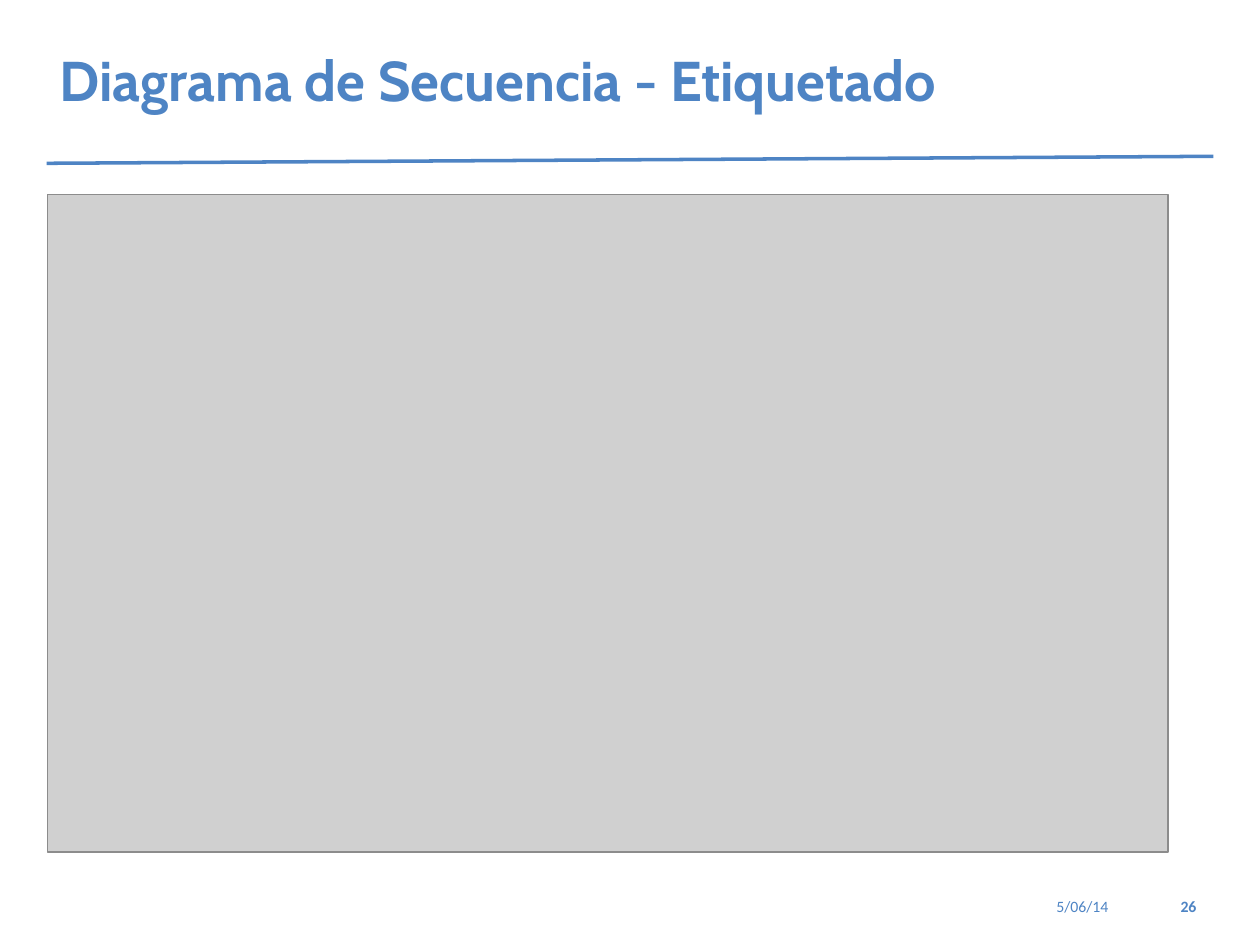
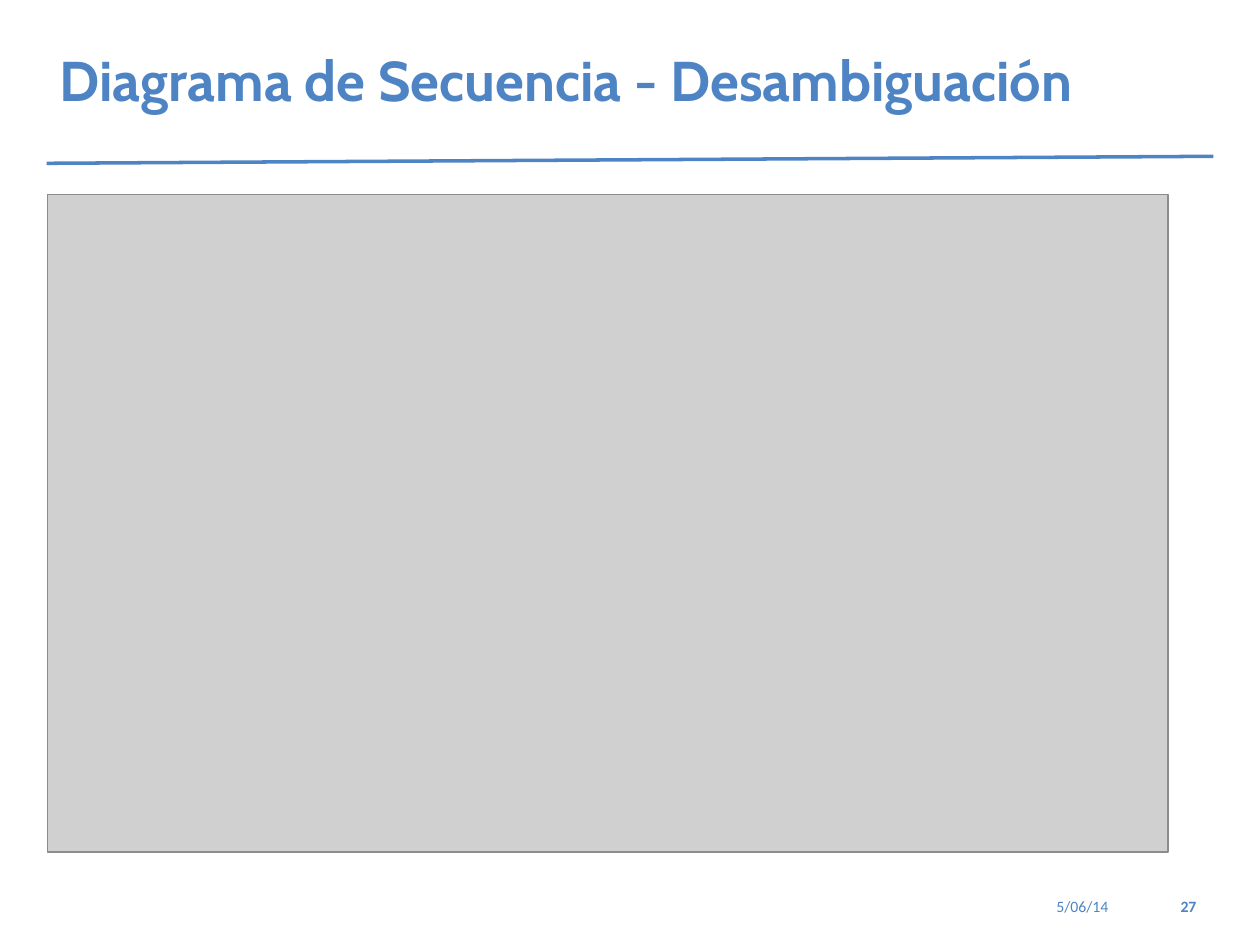
Before and after one commit to wfabricms/tesisDocument, a slide deck: slide 27 of presentacion/Presentacion Tesis 2014 - II.pptx (slide 26 before the commit). Drawn at 1260x945 pixels with LibreOffice and Linux fonts; fonts in the diff are those of the drawing; grey boxes stand for pictures. Boxes give left, top, right and bottom in pixels: in the first picture for what was removed or moved away, otherwise in the second. Text is boxed around its words. In the diff, an @@ line names an element or a change of style, - is before the commit and + after.

```diff
--- a/presentacion/Presentacion Tesis 2014 - II.pptx
+++ b/presentacion/Presentacion Tesis 2014 - II.pptx
@@ text at [60, 59, 1072, 113]: text changed @@
-Diagrama de Secuencia - Etiquetado
+Diagrama de Secuencia - Desambiguación
@@ page number at [1181, 901, 1197, 912]: text changed @@
-26
+27
```
Also in this commit, not shown: 11 other slides changed, 2 slides added, 22 other files.
